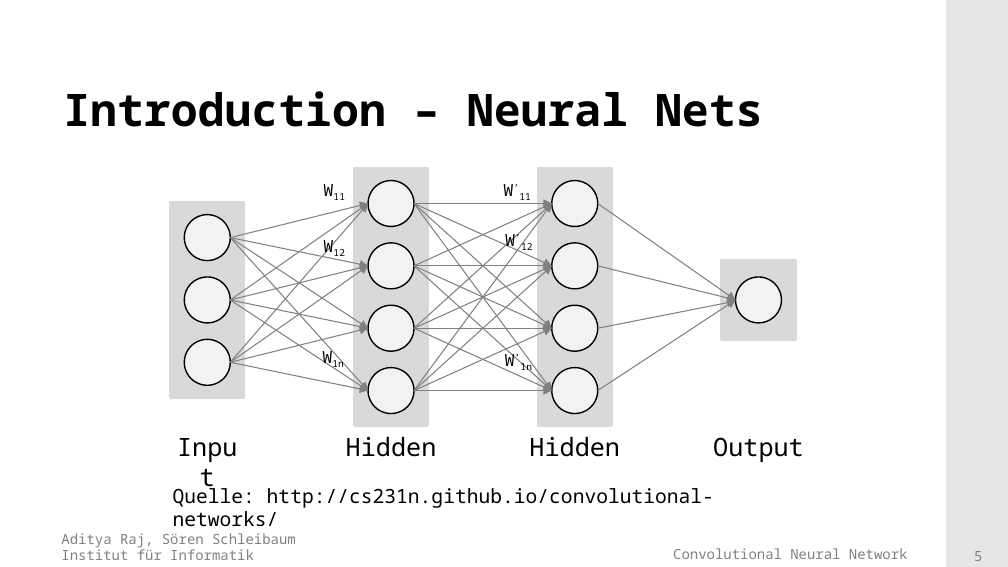
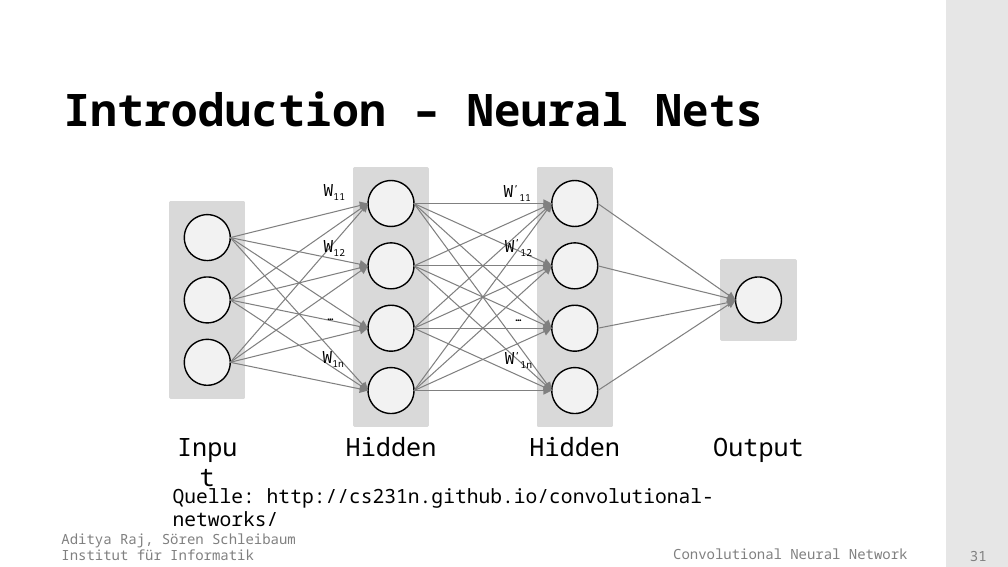
Before and after one commit to adityaraj52/ConvNet, a slide deck: slide 31 of PresentationsAndTalk/Presentation_final.pptx (slide 5 before the commit). Drawn at 1008x567 pixels with LibreOffice and Linux fonts; fonts in the diff are those of the drawing; background and template pictures are left out. Boxes give left, top, right and bottom in pixels: in the first picture for what was removed or moved away, otherwise in the second. Text is boxed around its words. In the diff, an @@ line names an element or a change of style, - is before the commit and + after.

```diff
--- a/PresentationsAndTalk/Presentation_final.pptx
+++ b/PresentationsAndTalk/Presentation_final.pptx
@@ text "W’12": place and size @@
-text "W’12" at (505, 233, 532, 253)
+text "W’12" at (505, 236, 532, 257)
@@ text added at (318, 294, 349, 319), 12 pt, text #000000, bold @@
+…
@@ text added at (506, 295, 537, 320), 12 pt, text #000000, bold @@
+…
@@ page number at (970, 551, 987, 561): text changed @@
-5
+31
```
Also in this commit, not shown: 9 other slides changed, 23 slides added, 1 other file.
